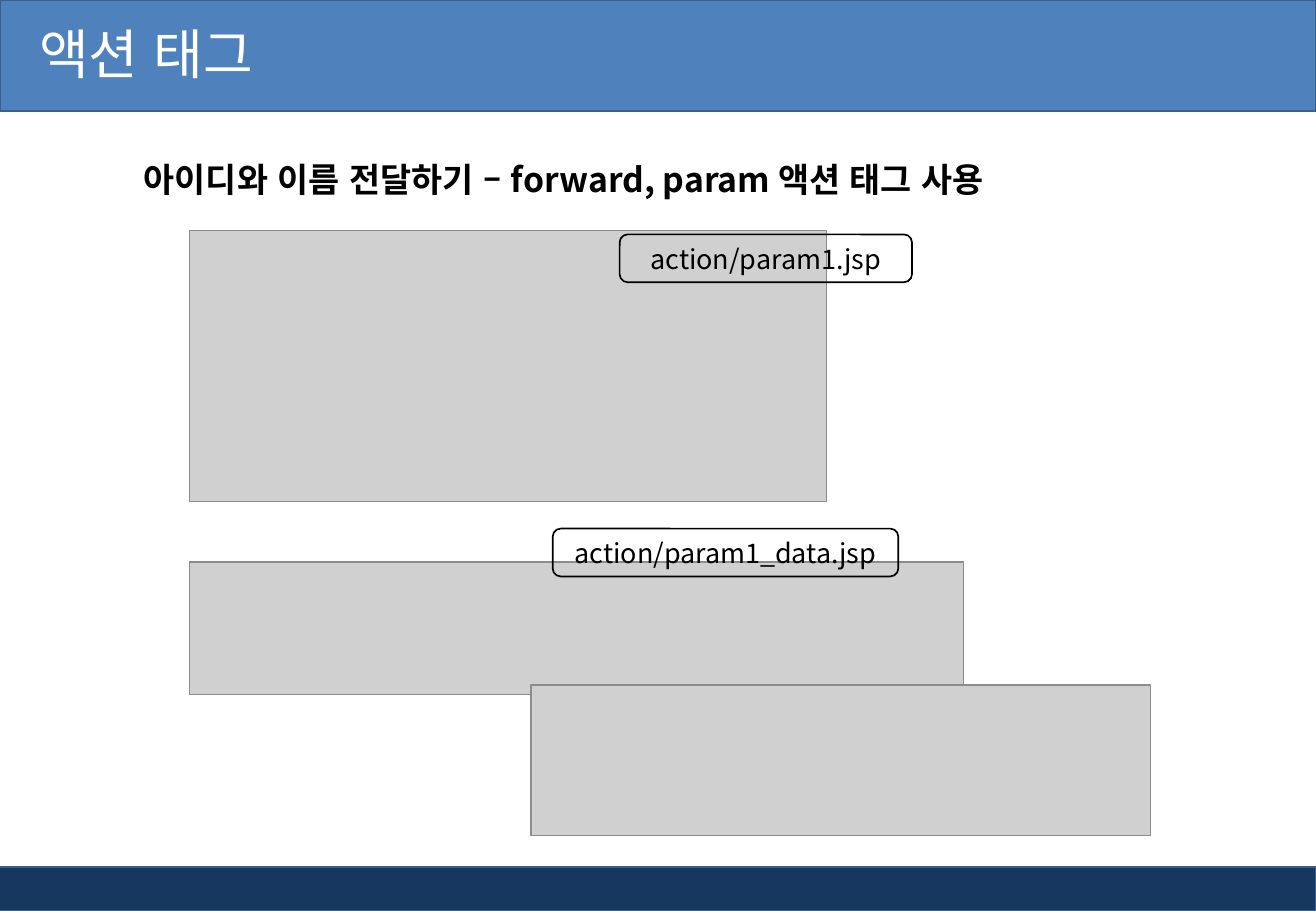
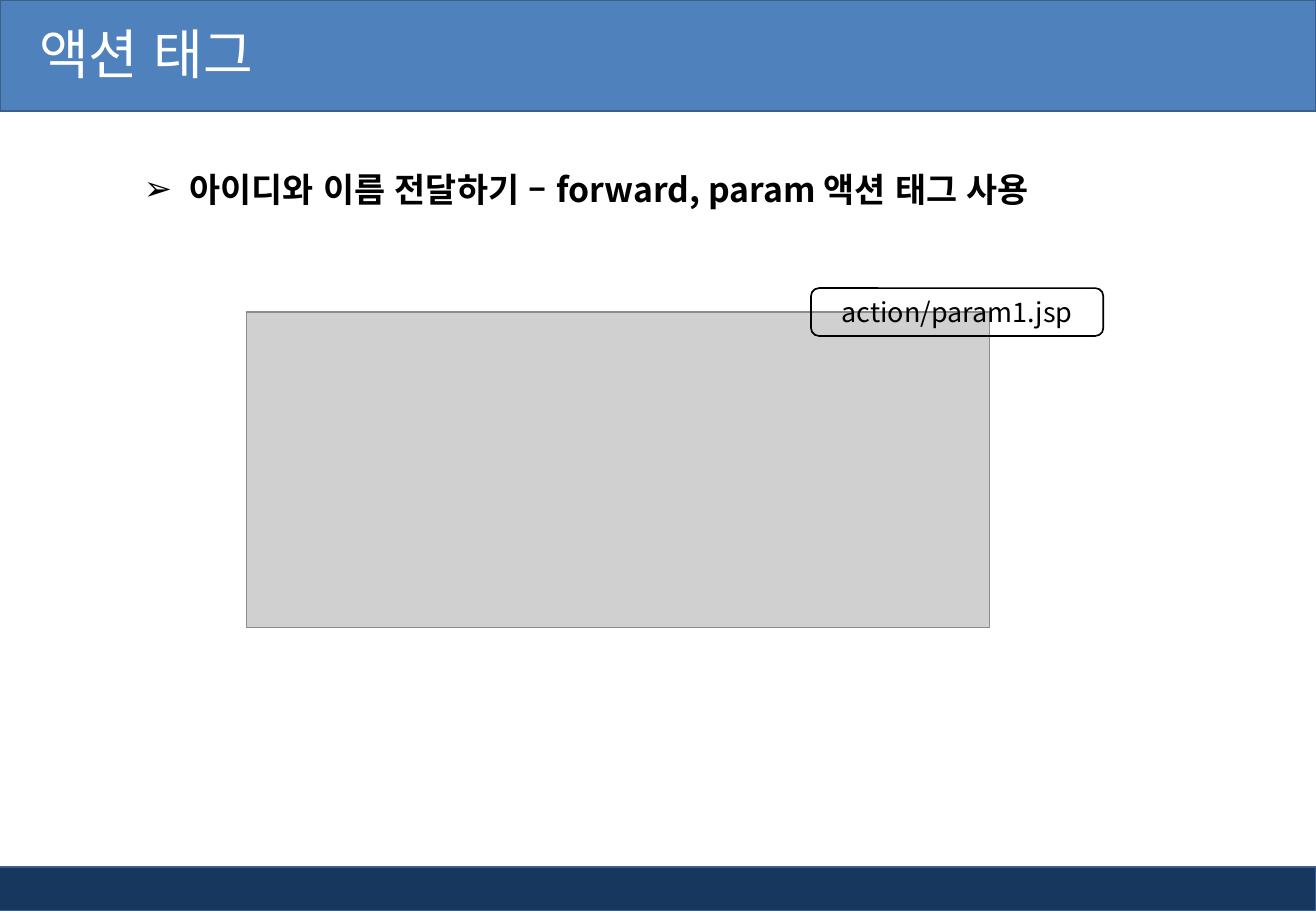
Before and after one commit to pshho/ngreen_project, a slide deck: slide 25 of jspWorks/자료/jsp_ppt/2장. Jsp 태그(스크립트, 디렉티브태그).pptx (slide 24 before the commit). Drawn at 1316x911 pixels with LibreOffice and Linux fonts; fonts in the diff are those of the drawing; grey boxes stand for pictures; background and template pictures are left out. Boxes give left, top, right and bottom in pixels: in the first picture for what was removed or moved away, otherwise in the second. Text is boxed around its words. In the diff, an @@ line names an element or a change of style, - is before the commit and + after.

```diff
--- a/jspWorks/자료/jsp_ppt/2장. Jsp 태그(스크립트, 디렉티브태그).pptx
+++ b/jspWorks/자료/jsp_ppt/2장. Jsp 태그(스크립트, 디렉티브태그).pptx
@@ text "아이디와 이름 전달하기 – forward, ...": place and size @@
-text "아이디와 이름 전달하기 – forward, ..." at box(144, 163, 983, 200)
+text "아이디와 이름 전달하기 – forward, ..." at box(189, 173, 1029, 210)
@@ text "아이디와 이름 전달하기 – forward, ..." at box(189, 173, 1029, 210): bullet none to ➢ @@
@@ rounded rectangle "action/param1.jsp": place and size @@
-rounded rectangle "action/param1.jsp" at box(620, 235, 913, 282)
+rounded rectangle "action/param1.jsp" at box(812, 288, 1105, 335)
@@ picture: place and size @@
-picture at box(190, 231, 828, 502)
+picture at box(247, 312, 989, 628)
@@ rounded rectangle removed at box(553, 529, 898, 576) @@
-action/param1_data.jsp
@@ picture removed at box(190, 563, 965, 695) @@
@@ picture removed at box(531, 685, 1151, 836) @@
```
Also in this commit, not shown: 26 other slides changed, 2 slides added, 24 other files.
